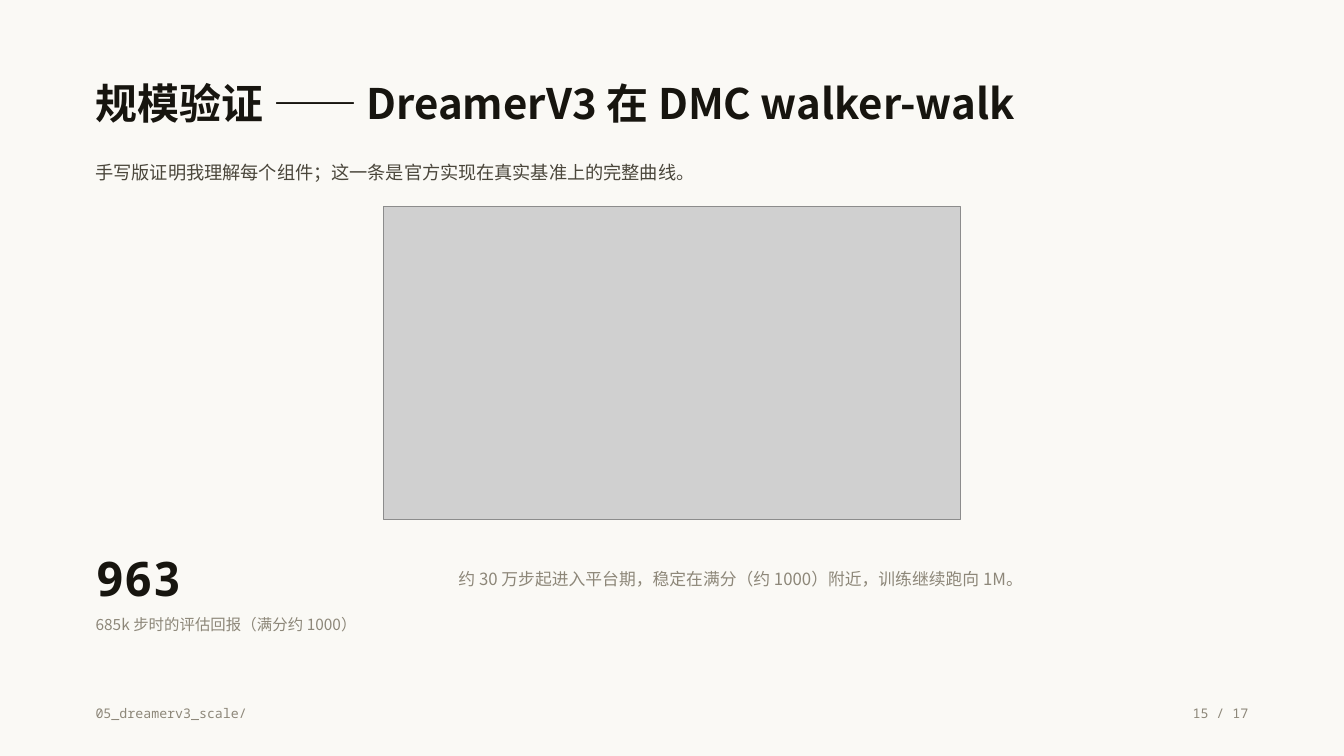
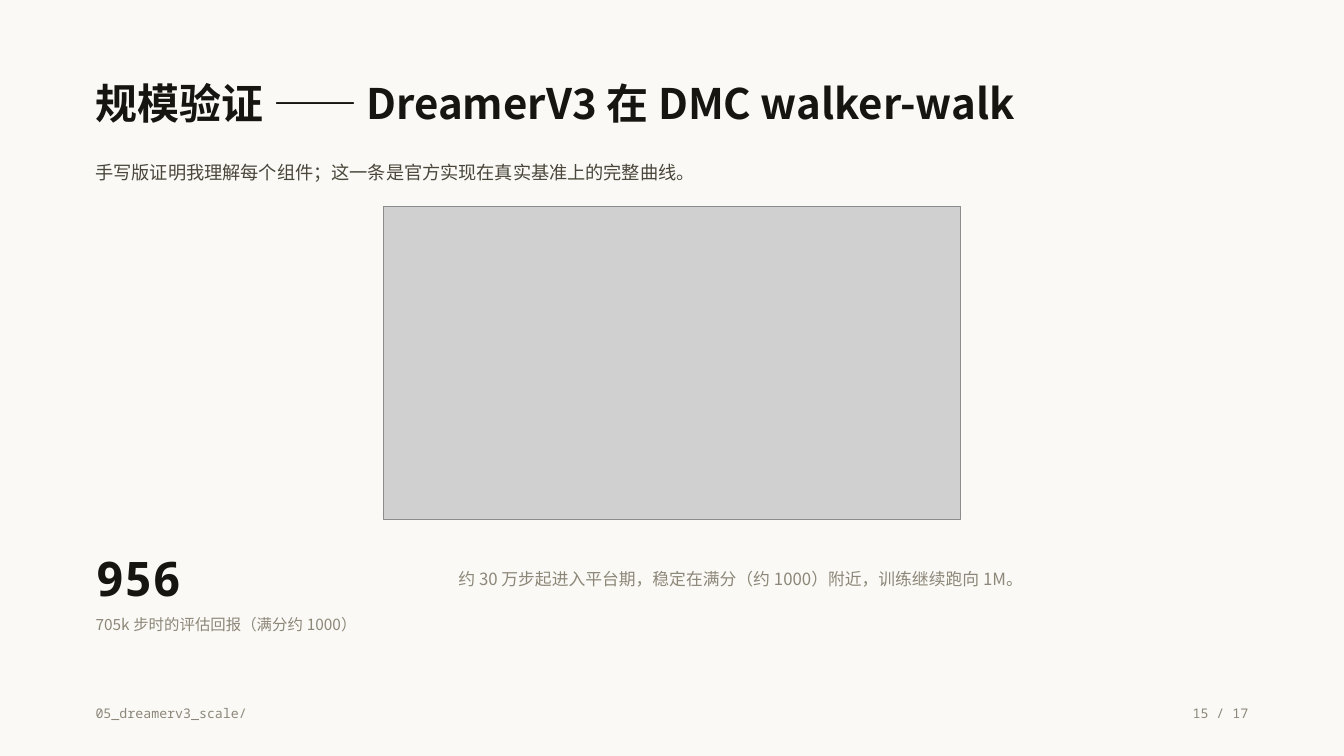
Before and after one commit to ZephyrFinn/world-models-study, a slide deck: slide 15 of slides/世界模型的两条路线.pptx. Drawn at 1344x756 pixels with LibreOffice and Linux fonts; fonts in the diff are those of the drawing; grey boxes stand for pictures. Boxes give left, top, right and bottom in pixels: in the first picture for what was removed or moved away, otherwise in the second. Text is boxed around its words. In the diff, an @@ line names an element or a change of style, - is before the commit and + after.

```diff
--- a/slides/世界模型的两条路线.pptx
+++ b/slides/世界模型的两条路线.pptx
@@ text at <box>96,561,357,631</box>: text changed @@
-963
-685k 步时的评估回报（满分约 1000）
+956
+705k 步时的评估回报（满分约 1000）
```
Also in this commit, not shown: 1 other slide changed, 12 other files.
